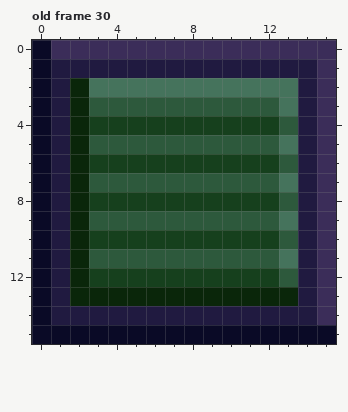
Two states of a pixel-art file, assets/sprites/tileset.ase. The picture above was drawn from the file before the commit.
16x16 pixels, 41 frames. Shown: old frame 30. The commit also changed other frames, which this record leaves out.
New version:
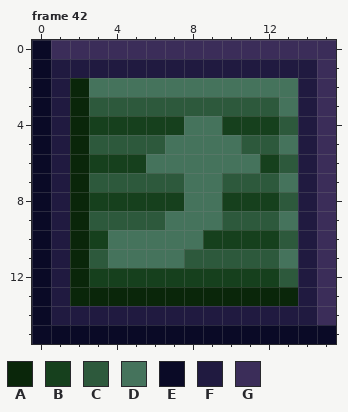
Palette (. is transparent): A #0a260a  B #16401d  C #2d593c  D #45735c  E #0a0a26  F #201a40  G #3b2d59
A new or re-ordered frame is compared with the old frame closest to it.
Changes in this commit:
{"change": "frames 41 -> 44"}
{"where": "frame 42 is new; against old frame 30"}
{"frame":42,"y":4,"x":8,"old":"BB","new":"DD"}
{"frame":42,"y":5,"x":7,"old":"CCCC","new":"DDDD"}
{"frame":42,"y":6,"x":6,"old":"BBBBBB","new":"DDDDDD"}
{"frame":42,"y":7,"x":8,"old":"CC","new":"DD"}
{"frame":42,"y":8,"x":8,"old":"BB","new":"DD"}
{"frame":42,"y":9,"x":7,"old":"CCC","new":"DDD"}
{"frame":42,"y":10,"x":4,"old":"BBBBB","new":"DDDDD"}
{"frame":42,"y":11,"x":4,"old":"CCCC","new":"DDDD"}
{"label":"changed","picture_box":[108,116,260,268]}
